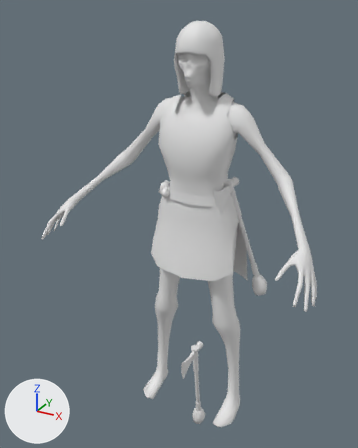
The FBX model Art/Characters/Char_NativeWife_001/Char_NativeWife_001.fbx, before and after one commit.
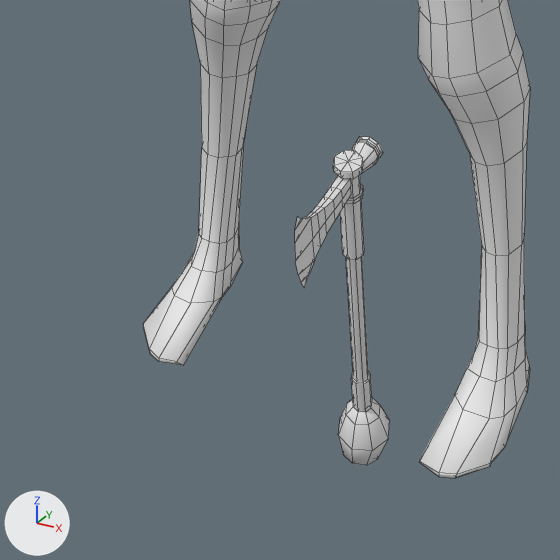
The first picture shows the older version from a camera (50 mm lens) standing at (0.736, -1.508, 1.502) and looking at (-0.052, -0.075, 0.786). The close-ups show both versions on the part from 30% to 69% of the width and 69% to 100% of the height of that picture; other places that the commit changed are outside them. The axes (+X, +Y, +Z) are drawn at lower left. The lights are the same throughout. The close-ups show mesh edges as thin lines. Where no turn or scale is listed for an object, it has been applied to the vertices.

Objects in the first close-up: 'Plane.001', 'Temah'.
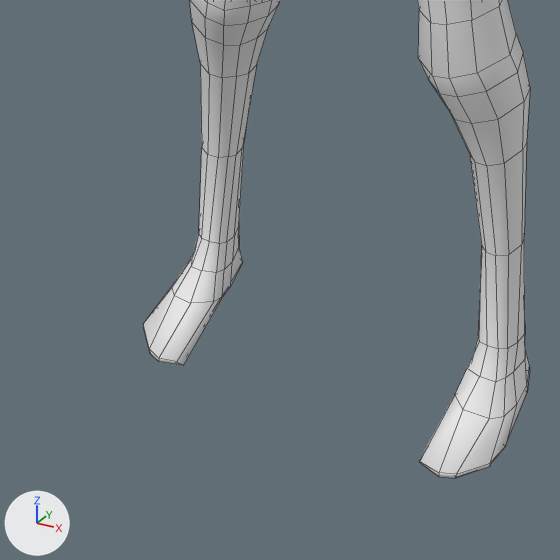
Edits to the bpy script that builds the scene:
```text
Remove ob_temah:
    ob_temah = bpy.data.objects.new('Temah', me_mesh_001)
    ob_temah.location = (0.0, 0.0, 0.0)
```

Boxes [x1, y1, x2, y2] around the edits, measured in the close-ups (560 x 560 px):
'Temah', deleted
    before: [295, 136, 390, 465]
